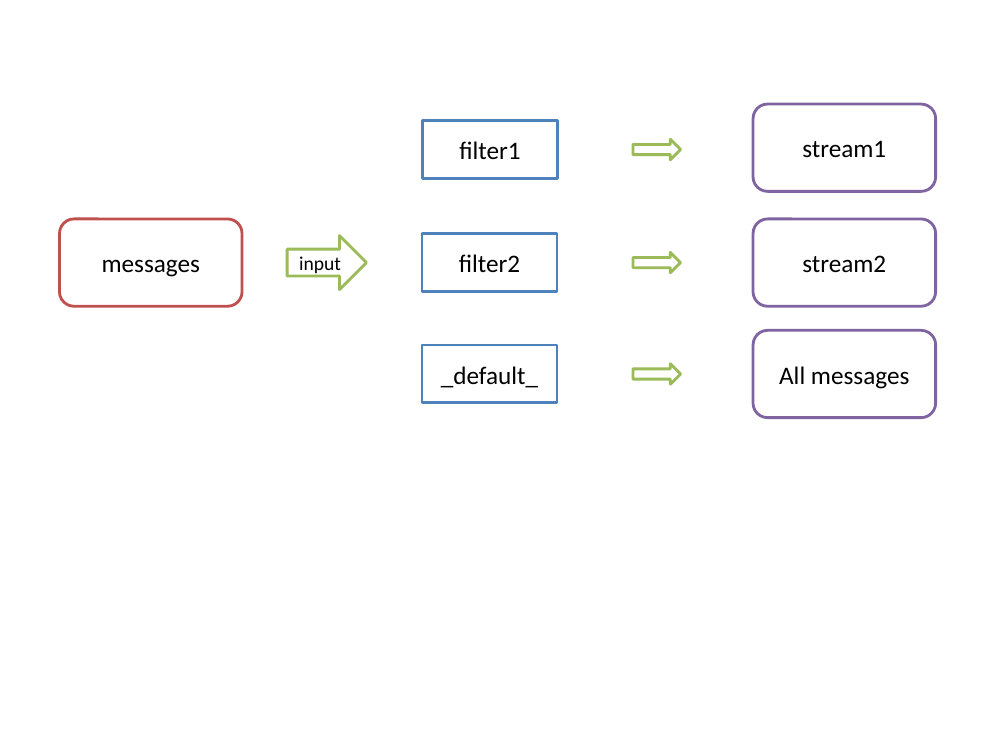
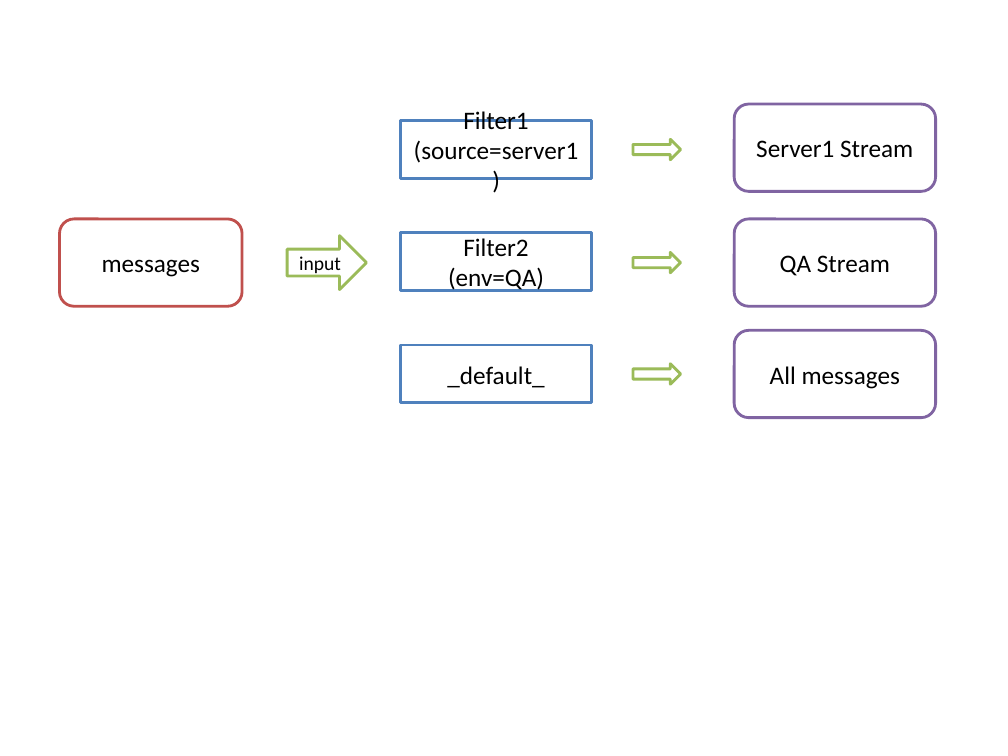
Before and after one commit to gatement/gitpitch_graylog, a slide deck: slide 3 of assets/images/drawing.pptx. Drawn at 1008x756 pixels with LibreOffice and Linux fonts; fonts in the diff are those of the drawing. Boxes give left, top, right and bottom in pixels: in the first picture for what was removed or moved away, otherwise in the second. Text is boxed around its words. In the diff, an @@ line names an element or a change of style, - is before the commit and + after.

```diff
--- a/assets/images/drawing.pptx
+++ b/assets/images/drawing.pptx
@@ rectangle "Filter1": place and size @@
-rectangle "Filter1" at <box>422,121,557,178</box>
+rectangle "Filter1" at <box>401,121,592,178</box>
@@ text in rectangle at <box>414,111,579,163</box>: text changed @@
-filter1
+Filter1
+(source=server1)
@@ rounded rectangle "Server1 Stream": place and size @@
-rounded rectangle "Server1 Stream" at <box>753,104,935,192</box>
+rounded rectangle "Server1 Stream" at <box>734,104,935,192</box>
@@ text in rounded rectangle at <box>756,140,913,158</box>: text changed @@
-stream1
+Server1 Stream
@@ rectangle "Filter2": place and size @@
-rectangle "Filter2" at <box>422,234,557,291</box>
+rectangle "Filter2" at <box>401,233,592,290</box>
@@ text in rectangle at <box>448,238,544,292</box>: text changed @@
-filter2
+Filter2
+(env=QA)
@@ rounded rectangle "QA Stream": place and size @@
-rounded rectangle "QA Stream" at <box>753,219,935,306</box>
+rounded rectangle "QA Stream" at <box>734,219,935,306</box>
@@ text in rounded rectangle at <box>780,255,890,276</box>: text changed @@
-stream2
+QA Stream
@@ rectangle "_default_": place and size @@
-rectangle "_default_" at <box>422,345,557,402</box>
+rectangle "_default_" at <box>401,345,592,402</box>
@@ rounded rectangle "All messages": place and size @@
-rounded rectangle "All messages" at <box>753,331,935,418</box>
+rounded rectangle "All messages" at <box>734,331,935,418</box>
```
Also in this commit, not shown: 3 other files.
